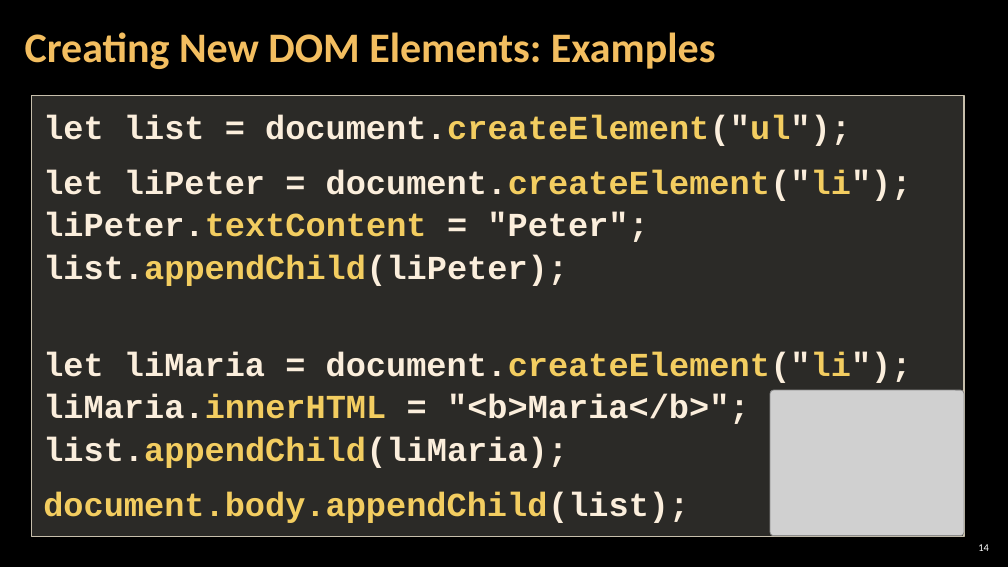
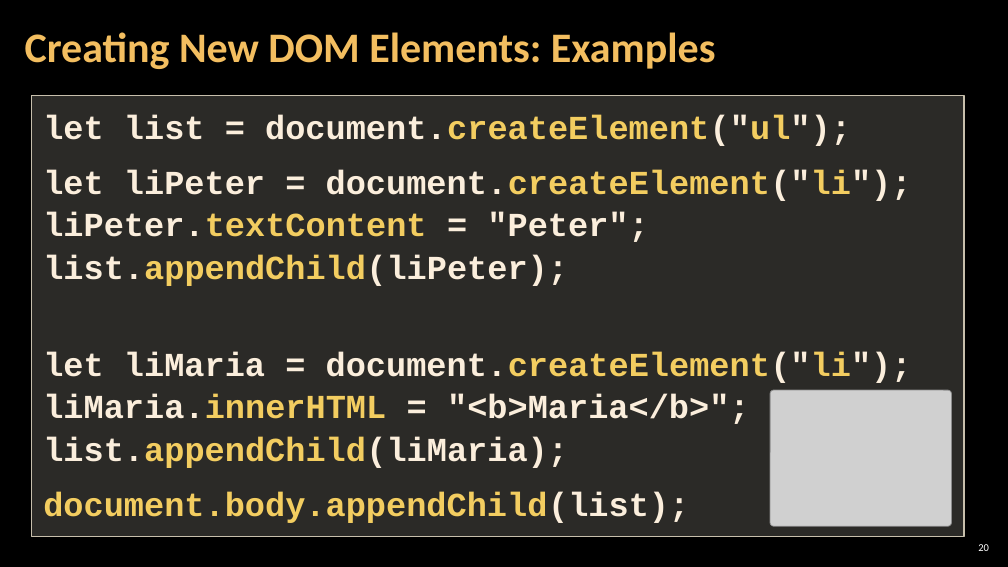
Before and after one commit to antoniaat/Front-End-Development, a slide deck: slide 20 of JavaScript_For_FrontEnd/02. JavaScript-for-Front-End-Introduction-to-DOM-and-Events/02. JavaScript-for-Front-End-Introduction-to-DOM-and-Events.pptx (slide 14 before the commit). Drawn at 1008x567 pixels with LibreOffice and Linux fonts; fonts in the diff are those of the drawing; grey boxes stand for pictures; background and template pictures are left out. Boxes give left, top, right and bottom in pixels: in the first picture for what was removed or moved away, otherwise in the second. Text is boxed around its words. In the diff, an @@ line names an element or a change of style, - is before the commit and + after.

```diff
--- a/JavaScript_For_FrontEnd/02. JavaScript-for-Front-End-Introduction-to-DOM-and-Events/02. JavaScript-for-Front-End-Introduction-to-DOM-and-Events.pptx
+++ b/JavaScript_For_FrontEnd/02. JavaScript-for-Front-End-Introduction-to-DOM-and-Events/02. JavaScript-for-Front-End-Introduction-to-DOM-and-Events.pptx
@@ picture: place and size @@
-picture at (770, 390, 963, 535)
+picture at (770, 390, 951, 526)
@@ page number at (978, 544, 989, 551): text changed @@
-14
+20
```
Also in this commit, not shown: 5 other slides changed, 6 slides added, 2 slides removed.
